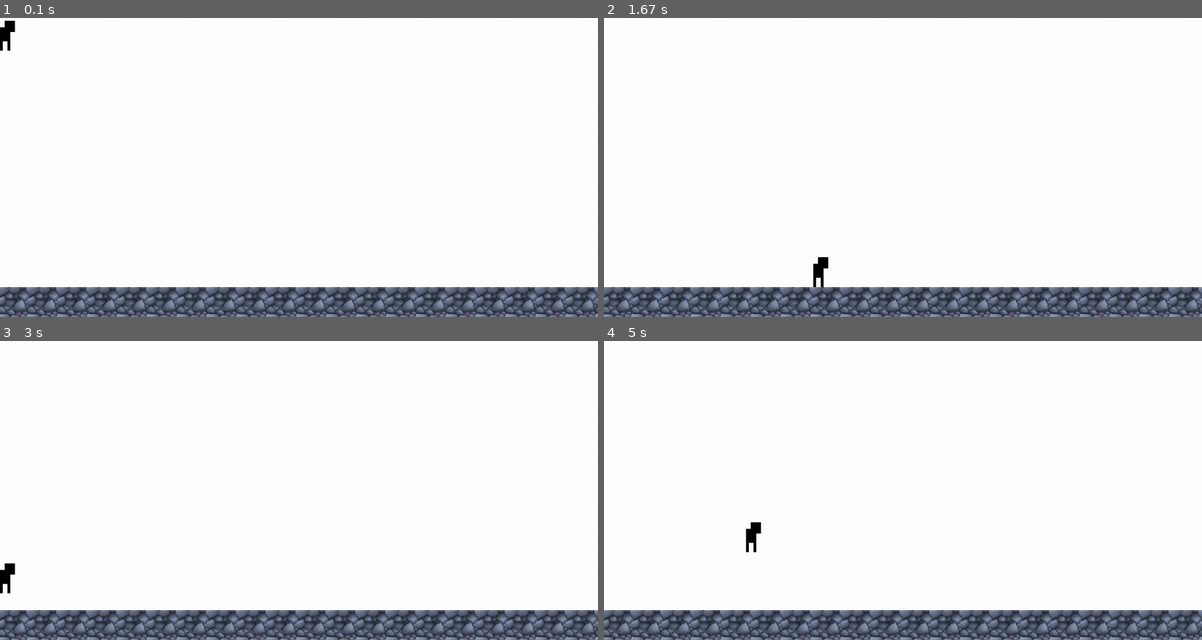
Above: before the commit, frames 1-4 (two rows, left to right).
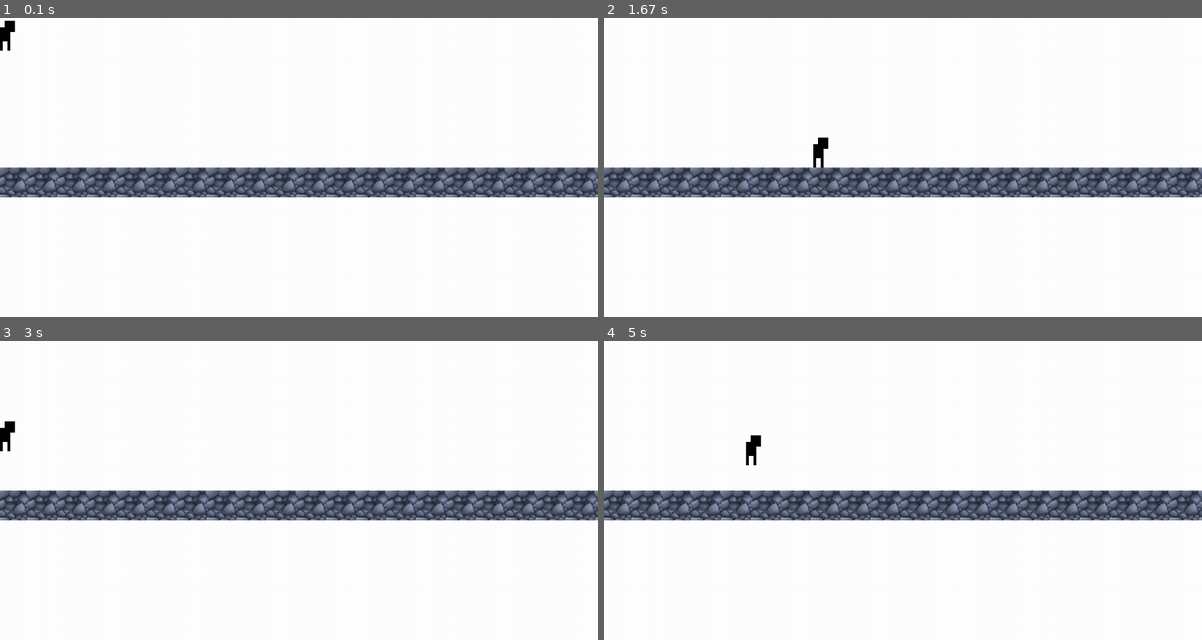
Above: after the commit, the same moments.

Repository: ernur768/pygame_my_first_game
Game: pygame game, started from main.py
Same seed, same stepped clock (60 frames per second), same inputs: the game is played once before the commit and once after it.
Inputs:
- Up to frame 1 (0.1 s): no input
- Up to frame 2 (1.67 s): hold Right 0.33-0.8 s; hold Up 0.83-1.13 s; hold Right 1.17-1.63 s
- Up to frame 3 (3 s): hold Left 1.67-2.2 s; hold Left 2.23-2.63 s; hold Up from 2.67 s (still down)
- Up to frame 4 (5 s): release Up at 3.03 s; hold Right 3.07-3.7 s; hold Left 3.73-4.2 s; hold Right 4.23-4.7 s; hold Up from 4.73 s (still down)

The runs differ from the first frame. In frame 1, 20% of the frame differs, in the area x 0-100%, y 50-100%; in frame 2, 20%; in frame 3, 20%; in frame 4, 20%, in the area x 0-100%, y 31-100%.

Commit message:
level maneger

Diff:
--- a/main.py
+++ b/main.py
@@ -13,7 +13,7 @@
     p = Player()
     level_manager = LevelManager()
 
-    current_level = level_manager.load_level('2')
+    current_level = level_manager.load_level('3')
 
     while True:
         screen.fill(WHITE)
